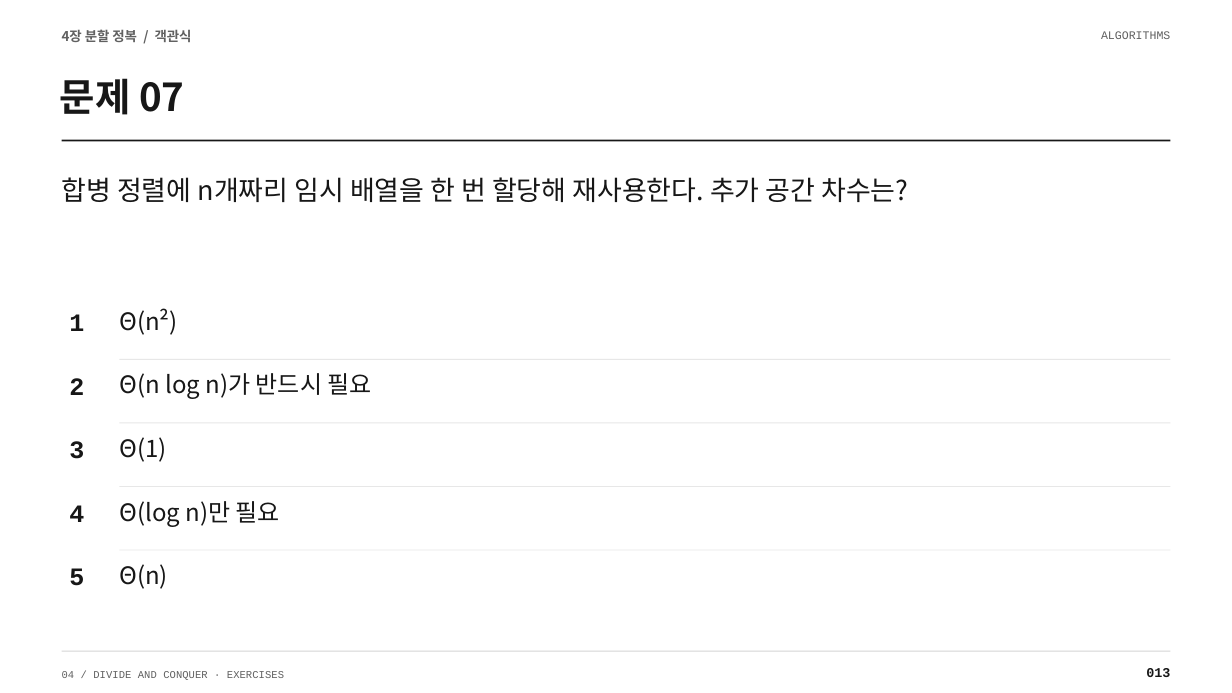
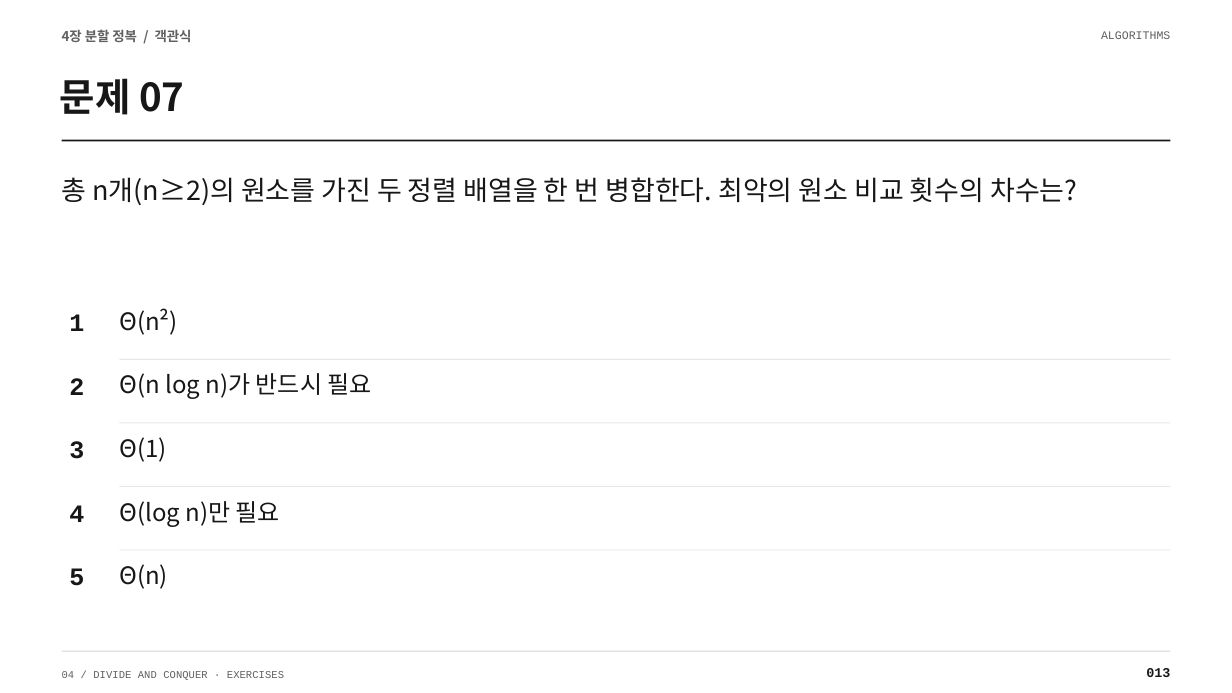
Before and after one commit to Sangdon-Park/Sangdon-Park.github.io, a slide deck: slide 13 of data/알고리즘/4장_연습문제_100문항_수업용.pptx. Drawn at 1232x693 pixels with LibreOffice and Linux fonts; fonts in the diff are those of the drawing. Boxes give left, top, right and bottom in pixels: in the first picture for what was removed or moved away, otherwise in the second. Text is boxed around its words. In the diff, an @@ line names an element or a change of style, - is before the commit and + after.

```diff
--- a/data/알고리즘/4장_연습문제_100문항_수업용.pptx
+++ b/data/알고리즘/4장_연습문제_100문항_수업용.pptx
@@ text at (62, 177, 1077, 205): text changed @@
-합병 정렬에 n개짜리 임시 배열을 한 번 할당해 재사용한다. 추가 공간 차수는?
+총 n개(n≥2)의 원소를 가진 두 정렬 배열을 한 번 병합한다. 최악의 원소 비교 횟수의 차수는?
```
Also in this commit, not shown: 26 other slides changed, 12 other files.
